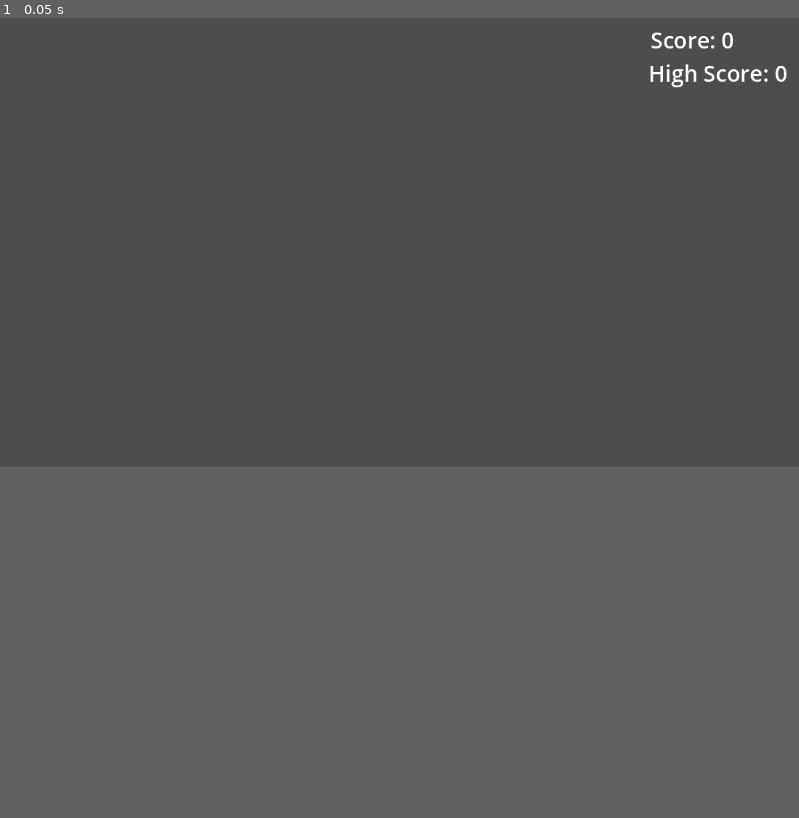
Above: before the commit, frame 1.
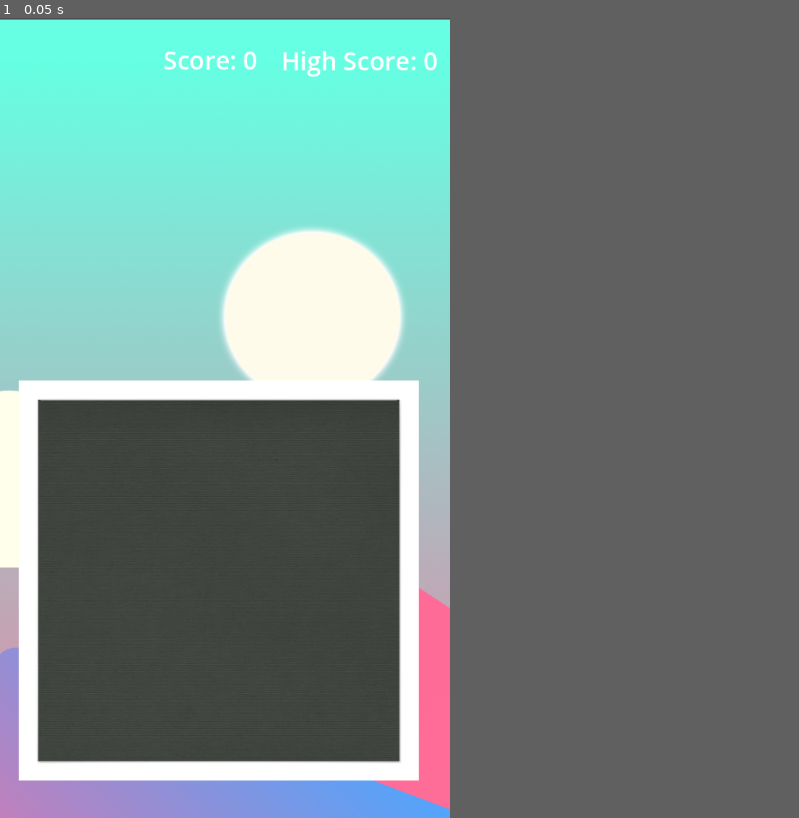
Above: after the commit, the same moment.

Repository: NoeDimitri/Gamedev-Club-Minigames
Game: Godot game, scene res://Main.tscn
Two runs of this game, one before a commit and one after it. Both use one fixed random seed, a clock stepped at 60 frames per second and the inputs below.
Inputs:
- Up to frame 1 (0.05 s): no input
In our replay, the window is 799x449 before the commit and 450x800 after it. These sizes can differ from the game's own. Grey fills any space a smaller window leaves; there, only what the larger window draws over its background counts as a difference.

The runs differ from the first frame. In frame 1, 36% of the frame differs, in the area x 0-99%, y 0-100%.
Error after the commit: Trying to assign value of type 'Nil' to a variable of type 'Array'. (res://Grid.gd:99)

Commit message:
General: Update
add assets and add logic for my grid

Diff:
--- /dev/null
+++ b/MichaelMinigame/ControllerControl.gd
@@ -0,0 +1,11 @@
+extends Node2D
+signal move
+
+# Called when the node enters the scene tree for the first time.
+func _ready():
+	pass # Replace with function body.
+
+
+# Called every frame. 'delta' is the elapsed time since the previous frame.
+func _process(delta):
+	pass
--- /dev/null
+++ b/MichaelMinigame/Grid.gd
@@ -0,0 +1,132 @@
+extends Node2D
+# controls functions of the grid
+# creates pieces, finds blank spaces, or moving pieces
+# and deleting/combining pieces
+
+# each image is named its number + Tile + .png
+var tiles = [
+	"res://assets/tiles/2 Tile.png",
+	"res://assets/tiles/4 Tile.png",
+	"res://assets/tiles/8 Tile.png",
+	"res://assets/tiles/16 Tile.png",
+	"res://assets/tiles/32 Tile.png",
+	"res://assets/tiles/64 Tile.png",
+	"res://assets/tiles/128 Tile.png",
+	"res://assets/tiles/256 Tile.png",
+	"res://assets/tiles/512 Tile.png",
+	"res://assets/tiles/1024 Tile.png",
+	"res://assets/tiles/2048 Tile.png",
+	"res://assets/tiles/4096 Tile.png",
+	"res://assets/tiles/8192 Tile.png",
+	"res://assets/tiles/16384 Tile.png",
+	"res://assets/tiles/32768 Tile.png",
+	"res://assets/tiles/65536 Tile.png",
+
+]
+
+var tiles_to_name_dict = {
+	"res://assets/tiles/2 Tile.png": "2",
+	"res://assets/tiles/4 Tile.png": "4",
+	"res://assets/tiles/8 Tile.png": "8",
+	"res://assets/tiles/16 Tile.png": "16",
+	"res://assets/tiles/32 Tile.png": "32",
+	"res://assets/tiles/64 Tile.png": "64",
+	"res://assets/tiles/128 Tile.png": "128",
+	"res://assets/tiles/256 Tile.png": "256",
+	"res://assets/tiles/512 Tile.png": "512",
+	"res://assets/tiles/1024 Tile.png": "1024",
+	"res://assets/tiles/2048 Tile.png": "2048",
+	"res://assets/tiles/4096 Tile.png": "4096",
+	"res://assets/tiles/8192 Tile.png": "8192",
+	"res://assets/tiles/16384 Tile.png": "16384",
+	"res://assets/tiles/32768 Tile.png": "32768",
+	"res://assets/tiles/65536 Tile.png": "65536",
+}
+var width := 4
+var height := 4
+var board := []
+var x_start := 96
+var y_start := 796
+var offset := 128
+func make_2d_array():
+	"""
+	creates a 4 x 4 array of 0s
+	"""
+	var array = []
+	for i in range(0, width):
+		var row = []
+		for j in range(0, height):
+			row.append(0)
+		array.append(row)
+
+func grid_to_pixel(grid_position : Vector2 ):
+	"""
+	converts grid coordinates to pixel coordinates
+	"""
+	var new_x = x_start + offset * grid_position.x
+	var new_y = y_start + offset * grid_position.y
+	return Vector2(new_x, new_y)
+
+func is_in_grid(grid_position: Vector2):
+	"""
+	checks if a grid position is in the grid
+	"""
+	if grid_position.x < 0 or grid_position.x >= width:
+		return false
+	if grid_position.y < 0 or grid_position.y >= height:
+		return false
+	return true
+
+func is_blank_space():
+	"""
+	checks if there is a blank space in the grid
+	"""
+	for i in range(0, width):
+		for j in range(0, height):
+			if board[i][j] == 0:
+				return true
+	return false
+func pixel_to_grid(pixel_position: Vector2):
+	"""
+	converts pixel coordinates to grid coordinates
+	"""
+	var new_x = round((pixel_position.x - x_start) / offset)
+	var new_y = round((pixel_position.y - y_start) / offset)
+	return Vector2(new_x, new_y)
+
+# Called when the node enters the scene tree for the first time.
+func _ready():
+	board = make_2d_array()
+	# create a scene for each tile
+	for i in range(0, tiles.size()):
+		var tile = load(tiles[i])
+		var tile_scene = tile.instance()
+		add_child(tile_scene)
+		tile_scene.hide()
+		# for the name of the scene use the dict
+		tile_scene.name = tiles_to_name_dict[tiles[i]]
+
+
+
+
+
+	pass # Replace with function body.
+
+
+# Called every frame. 'delta' is the elapsed time since the previous frame.
+func _process(delta):
+	pass
+
+
+func _on_touch_control_move(direction: Vector2):
+	# move the current pieces one space based on direction
+
+
+	pass # Replace with function body.
+
+
+func _on_controller_control_move(direction: Vector2):
+	pass # Replace with function body.
+
+func _on_keyboard_control_move(direction: Vector2):
+	pass # Replace with function body.
--- /dev/null
+++ b/MichaelMinigame/KeyboardControl.gd
@@ -0,0 +1,11 @@
+extends Node2D
+signal move
+
+# Called when the node enters the scene tree for the first time.
+func _ready():
+	pass # Replace with function body.
+
+
+# Called every frame. 'delta' is the elapsed time since the previous frame.
+func _process(delta):
+	pass
--- a/MichaelMinigame/Main.tscn
+++ b/MichaelMinigame/Main.tscn
@@ -1,4 +1,12 @@
-[gd_scene format=3 uid="uid://dgegbmg7pvvob"]
+[gd_scene load_steps=8 format=3 uid="uid://dgegbmg7pvvob"]
+
+[ext_resource type="Script" path="res://UserInterface.gd" id="1_1wsof"]
+[ext_resource type="Texture2D" uid="uid://ddltq75v6jb3n" path="res://Assets/board-background.png" id="2_s1mm8"]
+[ext_resource type="Script" path="res://Grid.gd" id="2_vfkys"]
+[ext_resource type="Texture2D" uid="uid://ijs1mqg6b0m1" path="res://Assets/Background.png" id="3_6a2yr"]
+[ext_resource type="Script" path="res://TouchControl.gd" id="4_j5d8y"]
+[ext_resource type="Script" path="res://KeyboardControl.gd" id="5_srny1"]
+[ext_resource type="Script" path="res://ControllerControl.gd" id="6_xelmb"]
 
 [node name="Main" type="Node2D"]
 
@@ -7,22 +15,56 @@
 anchors_preset = 0
 offset_right = 1164.0
 offset_bottom = 636.0
+script = ExtResource("1_1wsof")
 
 [node name="ScoreLabel" type="Label" parent="UserInterface"]
-offset_left = 938.0
-offset_top = 9.0
-offset_right = 1033.0
-offset_bottom = 36.0
+z_index = 1
+layout_mode = 0
+offset_left = 209.0
+offset_top = 31.0
+offset_right = 330.0
+offset_bottom = 79.0
 theme_override_font_sizes/font_size = 32
 text = "Score: 0
 "
 
 [node name="HighScoreLabel" type="Label" parent="UserInterface"]
+z_index = 1
 layout_mode = 0
-offset_left = 935.0
-offset_top = 57.0
-offset_right = 1135.0
-offset_bottom = 105.0
+offset_left = 360.0
+offset_top = 32.0
+offset_right = 560.0
+offset_bottom = 80.0
 theme_override_font_sizes/font_size = 32
 text = "High Score: 0
 "
+
+[node name="Sprite2D" type="Sprite2D" parent="UserInterface"]
+
+[node name="Grid" type="Node2D" parent="UserInterface"]
+script = ExtResource("2_vfkys")
+
+[node name="GridBackground" type="Sprite2D" parent="UserInterface"]
+z_index = 1
+position = Vector2(280, 720)
+texture = ExtResource("2_s1mm8")
+
+[node name="TextureRect" type="TextureRect" parent="UserInterface"]
+layout_mode = 0
+offset_top = 2.0
+offset_right = 576.0
+offset_bottom = 1026.0
+texture = ExtResource("3_6a2yr")
+
+[node name="TouchControl" type="Node2D" parent="."]
+script = ExtResource("4_j5d8y")
+
+[node name="KeyboardControl" type="Node2D" parent="."]
+script = ExtResource("5_srny1")
+
+[node name="ControllerControl" type="Node2D" parent="."]
+script = ExtResource("6_xelmb")
+
+[connection signal="move" from="TouchControl" to="UserInterface/Grid" method="_on_touch_control_move"]
+[connection signal="move" from="KeyboardControl" to="UserInterface" method="_on_keyboard_control_move"]
+[connection signal="move" from="ControllerControl" to="UserInterface/Grid" method="_on_controller_control_move"]
--- /dev/null
+++ b/MichaelMinigame/TouchControl.gd
@@ -0,0 +1,11 @@
+extends Node2D
+signal move
+
+# Called when the node enters the scene tree for the first time.
+func _ready():
+	pass # Replace with function body.
+
+
+# Called every frame. 'delta' is the elapsed time since the previous frame.
+func _process(delta):
+	pass
--- /dev/null
+++ b/MichaelMinigame/UserInterface.gd
@@ -0,0 +1,16 @@
+extends Control
+
+
+# Called when the node enters the scene tree for the first time.
+func _ready():
+
+
+
+
+
+	return
+
+
+# Called every frame. 'delta' is the elapsed time since the previous frame.
+func _process(delta):
+	pass
--- a/MichaelMinigame/project.godot
+++ b/MichaelMinigame/project.godot
@@ -15,6 +15,12 @@
 config/features=PackedStringArray("4.0", "GL Compatibility")
 config/icon="res://icon.svg"
 
+[display]
+
+window/size/viewport_width=576
+window/size/viewport_height=1024
+window/handheld/orientation=1
+
 [rendering]
 
 renderer/rendering_method="gl_compatibility"
Binary file added: MichaelMinigame/Assets/Background 2.png
Not shown, added: MichaelMinigame/Assets/Background 2.png.import
Binary file added: MichaelMinigame/Assets/Background.png
Not shown, added: MichaelMinigame/Assets/Background.png.import
Binary file added: MichaelMinigame/Assets/Bottom UI.png
Not shown, added: MichaelMinigame/Assets/Bottom UI.png.import
Binary file added: MichaelMinigame/Assets/Green Button.png
Not shown, added: MichaelMinigame/Assets/Green Button.png.import
Binary file added: MichaelMinigame/Assets/Pink Button.png
Not shown, added: MichaelMinigame/Assets/Pink Button.png.import
Binary file added: MichaelMinigame/Assets/Tile Background.png
Not shown, added: MichaelMinigame/Assets/Tile Background.png.import
(and 44 more such lines)
